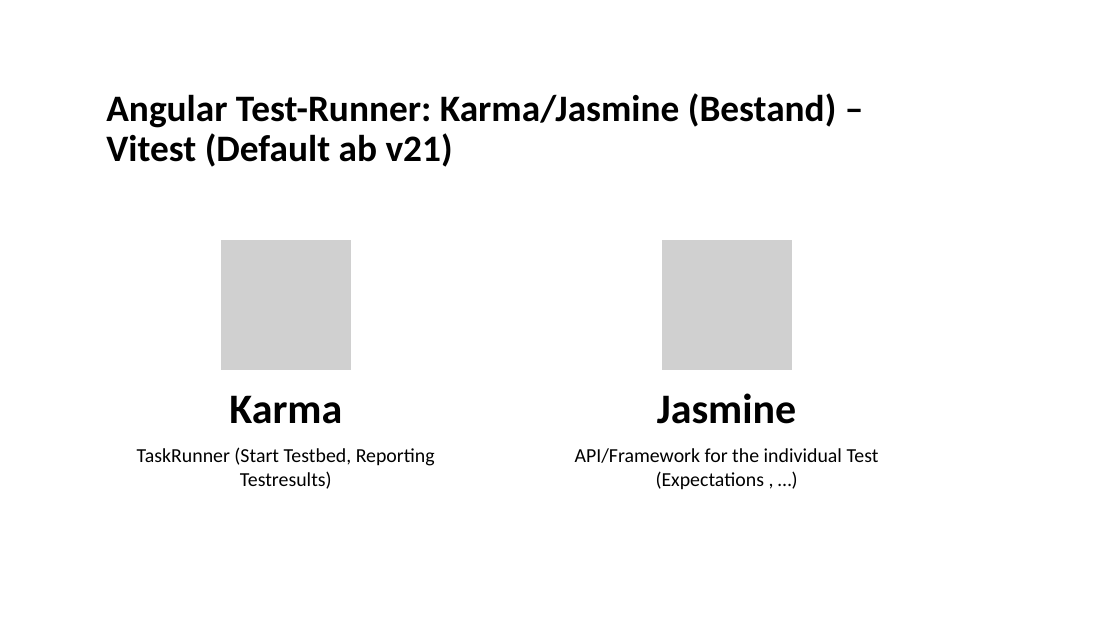
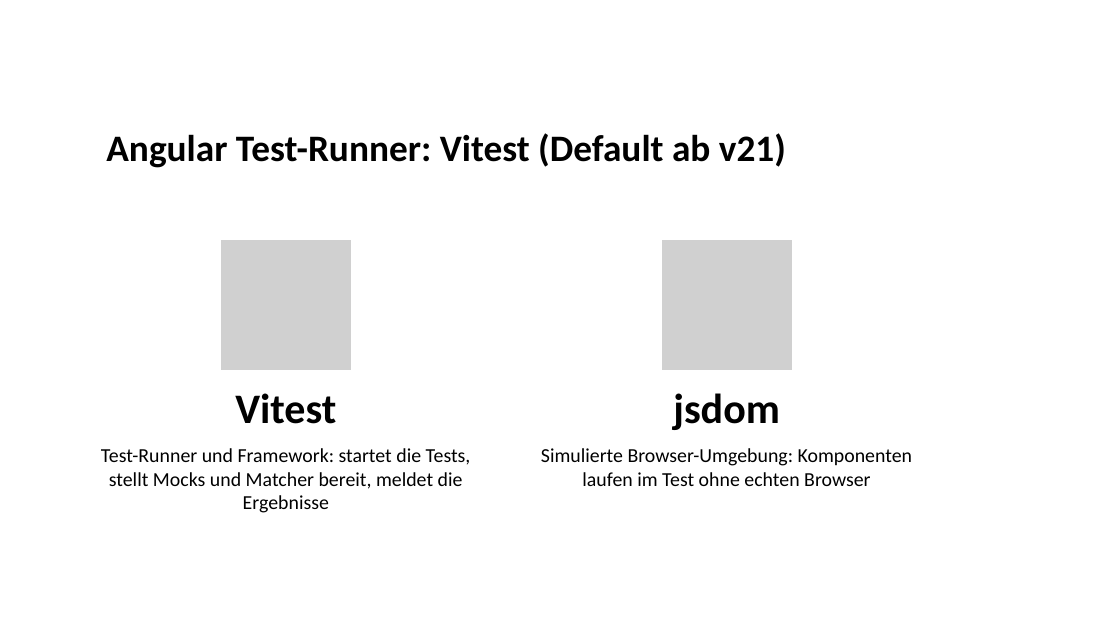
Before and after one commit to goetzingert/angular, a slide deck: slide 3 of Testing_angular21.pptx. Drawn at 1120x630 pixels with LibreOffice and Linux fonts; fonts in the diff are those of the drawing; grey boxes stand for pictures. Boxes give left, top, right and bottom in pixels: in the first picture for what was removed or moved away, otherwise in the second. Text is boxed around its words. In the diff, an @@ line names an element or a change of style, - is before the commit and + after.

```diff
--- a/Testing_angular21.pptx
+++ b/Testing_angular21.pptx
@@ title at (106,133,786,168): text changed @@
-Angular Test-Runner: Karma/Jasmine (Bestand) – Vitest (Default ab v21)
+Angular Test-Runner: Vitest (Default ab v21)
@@ text at (235,393,336,424): text changed @@
-Karma
+Vitest
@@ text at (673,393,780,430): text changed @@
-Jasmine
+jsdom
@@ text at (101,448,471,489): text changed @@
-TaskRunner (Start Testbed, Reporting Testresults)
+Test-Runner und Framework: startet die Tests, stellt Mocks und Matcher bereit, meldet die Ergebnisse
@@ text at (541,448,913,486): text changed @@
-API/Framework for the individual Test (Expectations , …)
+Simulierte Browser-Umgebung: Komponenten laufen im Test ohne echten Browser
```
Also in this commit, not shown: 12 other slides changed, 1 slide added, 4 other files.
